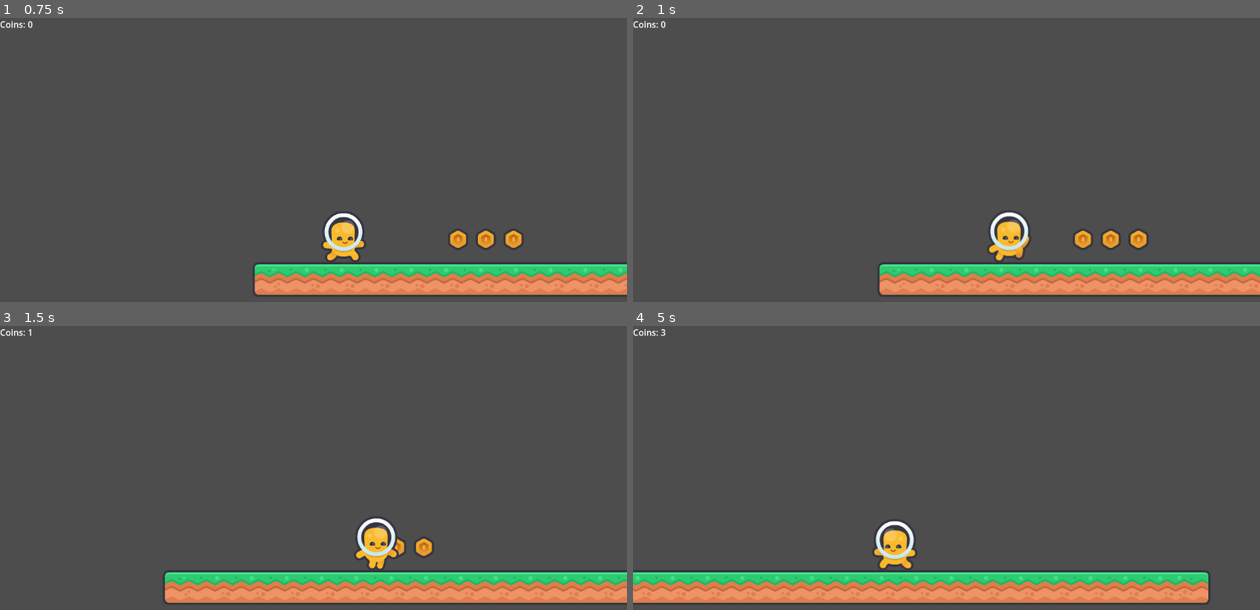
Above: before the commit, frames 1-4 (two rows, left to right).
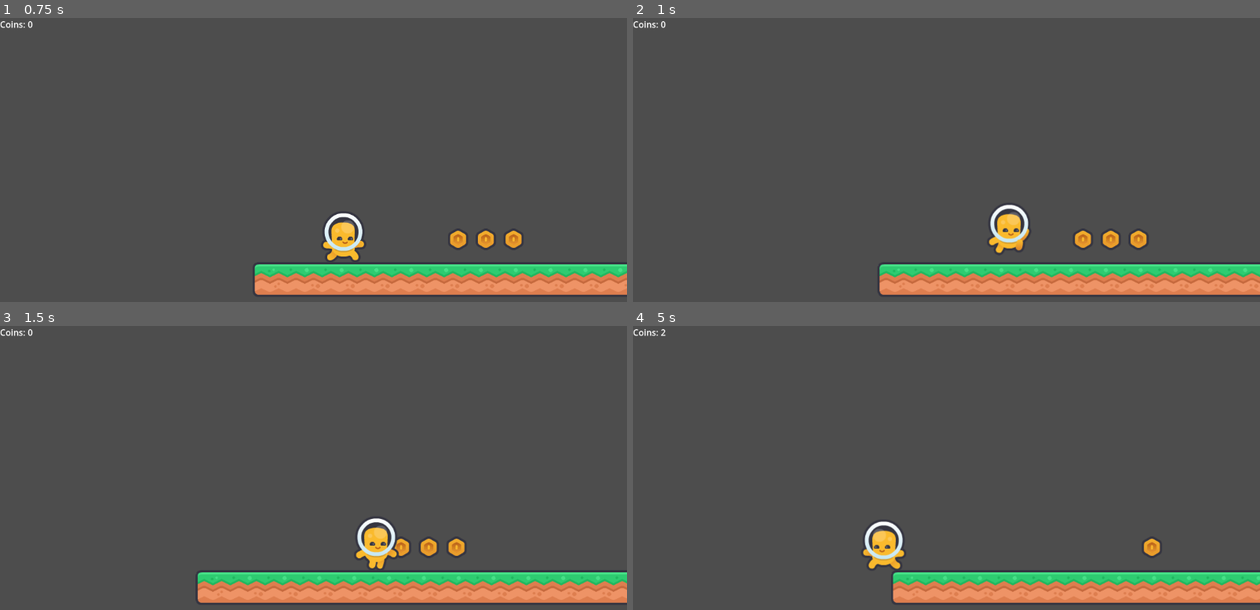
Above: after the commit, the same moments.

Repository: Crestor123/platformer-demo
Game: Godot game, scene res://scenes/game.tscn
The game is run twice, just before and just after one commit, with the same random seed, the same clock (stepped at 60 frames per second) and the same inputs.
Inputs:
- Up to frame 1 (0.75 s): hold D (move_right) from 0.53 s (still down)
- Up to frame 2 (1 s): keep holding D (move_right); tap W (jump) at 0.77 s
- Up to frame 3 (1.5 s): keep holding D (move_right)
- Up to frame 4 (5 s): tap W (jump) at 1.52, 3.02, 3.77, 4.52 s; release D (move_right) at 2.03 s; hold A (move_left) 2.03-2.78 s; hold D (move_right) 2.78-4.28 s; hold A (move_left) from 4.28 s (still down)

Frame 1 is identical in both runs. In frame 2, 0.8% of the frame differs, in the area x 56-64%, y 65-86%; in frame 3, 1.5%; in frame 4, 7.2%, in the area x 0-100%, y 1-98%.

Commit message:
Added wind resistance to the player.

Diff:
--- a/objects/player/idle.gd
+++ b/objects/player/idle.gd
@@ -2,6 +2,7 @@
 
 func update(_delta):
 	var direction = Input.get_axis("move_left", "move_right")
+	player.velocity.x = player.wind_resistance
 	if direction:
 		change_state.emit("walk")
 	if Input.is_action_just_pressed("jump") and player.is_on_floor():
--- a/objects/player/jump.gd
+++ b/objects/player/jump.gd
@@ -3,7 +3,7 @@
 func update(_delta):
 	var direction = Input.get_axis("move_left", "move_right")
 	if direction:
-		player.velocity.x = direction * player.SPEED
+		player.velocity.x = direction * player.SPEED + player.wind_resistance
 		if player.velocity.x >= 0: player.Sprite.flip_h = false
 		if player.velocity.x <= 0: player.Sprite.flip_h = true
 	else:
--- a/objects/player/player.gd
+++ b/objects/player/player.gd
@@ -6,12 +6,22 @@
 
 const SPEED = 300.0
 const JUMP_VELOCITY = -400.0
+var wind_resistance : float = 0
+var init_gravity = true
 
 func _physics_process(delta):
 	States.update(delta)
 
+	if is_on_floor():
+		init_gravity = false
+
 	# Add gravity.
-	if not is_on_floor():
+	if not is_on_floor() and init_gravity:
 		velocity += get_gravity() * delta
+		print(get_gravity() * delta)
+
 
 	move_and_slide()
+
+func set_wind_resistance(value : float):
+	wind_resistance = value
--- a/objects/player/walk.gd
+++ b/objects/player/walk.gd
@@ -3,7 +3,7 @@
 func update(_delta):
 	var direction = Input.get_axis("move_left", "move_right")
 	if direction:
-		player.velocity.x = direction * player.SPEED
+		player.velocity.x = direction * player.SPEED + player.wind_resistance
 		if player.velocity.x >= 0: player.Sprite.flip_h = false
 		if player.velocity.x <= 0: player.Sprite.flip_h = true
 	else:
--- /dev/null
+++ b/objects/wind_resist_area.gd
@@ -0,0 +1,10 @@
+extends Area2D
+
+@export var wind_resistance_value : float
+
+#This isn't best practice, but it's the easiest way to get the game node
+@onready var Game = get_tree().get_root().get_node("Game")
+
+#This function is connected to the body_entered signal of the area2D
+func _on_body_entered(_body):
+	Game.set_wind_resistance(wind_resistance_value)
--- /dev/null
+++ b/objects/wind_resist_area.tscn
@@ -0,0 +1,17 @@
+[gd_scene load_steps=3 format=3 uid="uid://dron34s3dluec"]
+
+[ext_resource type="Script" uid="uid://c34pbhajcpa2n" path="res://objects/wind_resist_area.gd" id="1_t7786"]
+
+[sub_resource type="RectangleShape2D" id="RectangleShape2D_t7786"]
+resource_local_to_scene = true
+size = Vector2(64, 64)
+
+[node name="WindResistArea" type="Area2D"]
+collision_mask = 2
+script = ExtResource("1_t7786")
+wind_resistance_value = -150.0
+
+[node name="CollisionShape2D" type="CollisionShape2D" parent="."]
+shape = SubResource("RectangleShape2D_t7786")
+
+[connection signal="body_entered" from="." to="." method="_on_body_entered"]
--- a/scenes/game.gd
+++ b/scenes/game.gd
@@ -1,6 +1,7 @@
 extends Node2D
 
 @onready var UI = $CanvasLayer/UI
+@onready var Player = $Player
 
 var score = 0
 
@@ -11,3 +12,6 @@
 func update_score_ui():
 	UI.update_score(score)
 	pass
+
+func set_wind_resistance(value : float):
+	Player.set_wind_resistance(value)
--- a/scenes/game.tscn
+++ b/scenes/game.tscn
@@ -8,7 +8,7 @@
 [node name="Game" type="Node2D"]
 script = ExtResource("1_lbhrr")
 
-[node name="TileMapLayer" parent="." instance=ExtResource("1_yqjtg")]
+[node name="Level" parent="." instance=ExtResource("1_yqjtg")]
 
 [node name="Player" parent="." instance=ExtResource("2_lnu2h")]
 position = Vector2(112, 451)
--- a/scenes/test_level.tscn
+++ b/scenes/test_level.tscn
@@ -1,7 +1,8 @@
-[gd_scene load_steps=3 format=4 uid="uid://dvxwqfis7h2am"]
+[gd_scene load_steps=4 format=4 uid="uid://dvxwqfis7h2am"]
 
 [ext_resource type="TileSet" uid="uid://r1cps8d24jm3" path="res://assets/tilesets/tiles.tres" id="1_2venv"]
 [ext_resource type="PackedScene" uid="uid://d1kl6r3uaicdj" path="res://objects/coin.tscn" id="2_paw1w"]
+[ext_resource type="PackedScene" uid="uid://dron34s3dluec" path="res://objects/wind_resist_area.tscn" id="3_j6w7d"]
 
 [node name="TestLevel" type="TileMapLayer"]
 tile_map_data = PackedByteArray("AAARAAkAAAAHAAMAAAAQAAkAAAAHAAYAAAAPAAkAAAAHAAYAAAAOAAkAAAAHAAYAAAANAAkAAAAHAAYAAAAMAA …(208 unchanged characters)…
@@ -15,3 +16,12 @@
 
 [node name="Coin3" parent="." instance=ExtResource("2_paw1w")]
 position = Vector2(480, 534)
+
+[node name="WindResistArea" parent="." instance=ExtResource("3_j6w7d")]
+position = Vector2(317, 483)
+scale = Vector2(1, 3)
+
+[node name="WindResistArea2" parent="." instance=ExtResource("3_j6w7d")]
+position = Vector2(862, 487)
+scale = Vector2(1, 3)
+wind_resistance_value = 0.0
Not shown, added: objects/wind_resist_area.gd.uid
